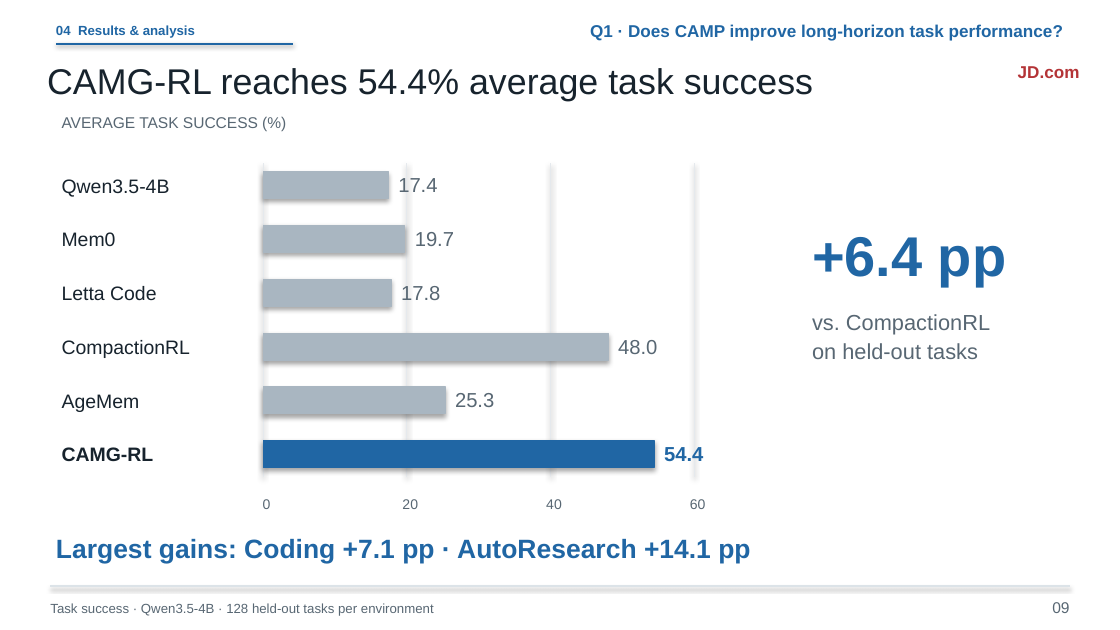
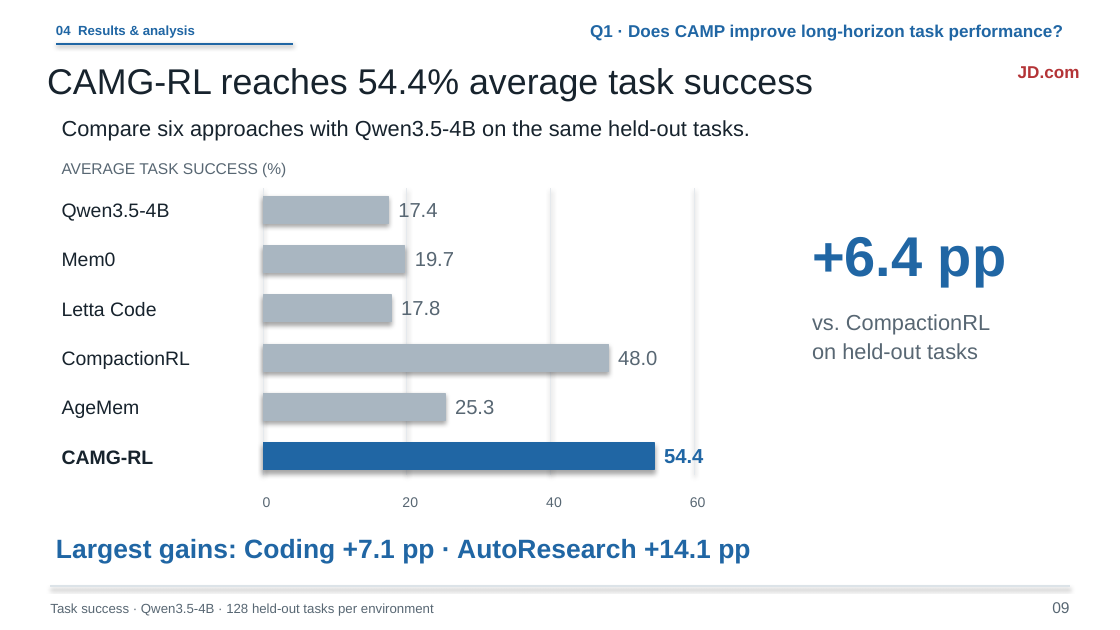
Before and after one commit to liruiluo/agentmemorygym, a slide deck: slide 9 of assets/slides/coding-agent-memory-post-training-slides.pptx. Drawn at 1120x630 pixels with LibreOffice and Linux fonts; fonts in the diff are those of the drawing. Boxes give left, top, right and bottom in pixels: in the first picture for what was removed or moved away, otherwise in the second. Text is boxed around its words. In the diff, an @@ line names an element or a change of style, - is before the commit and + after.

```diff
--- a/assets/slides/coding-agent-memory-post-training-slides.pptx
+++ b/assets/slides/coding-agent-memory-post-training-slides.pptx
@@ text added at (62, 120, 750, 141), 14 pt, text #17232D @@
+Compare six approaches with Qwen3.5-4B on the same held-out tasks.
@@ text "AVERAGE TASK SUCCESS (%)": place and size @@
-text "AVERAGE TASK SUCCESS (%)" at (62, 117, 258, 128)
+text "AVERAGE TASK SUCCESS (%)" at (62, 163, 258, 174)
@@ text "Qwen3.5-4B": place and size @@
-text "Qwen3.5-4B" at (62, 179, 170, 197)
+text "Qwen3.5-4B" at (62, 203, 170, 221)
@@ rectangle: place and size @@
-rectangle at (263, 171, 389, 198)
+rectangle at (263, 196, 389, 223)
@@ line moved from (263, 164) - (263, 477) to (263, 188) - (263, 475) @@
@@ text "17.4": place and size @@
-text "17.4" at (398, 178, 437, 192)
+text "17.4" at (398, 203, 437, 217)
@@ line moved from (407, 164) - (407, 477) to (407, 188) - (407, 475) @@
@@ line moved from (551, 164) - (551, 477) to (551, 188) - (551, 475) @@
@@ line moved from (694, 164) - (694, 477) to (694, 188) - (694, 475) @@
@@ text "Mem0": place and size @@
-text "Mem0" at (62, 232, 116, 246)
+text "Mem0" at (62, 252, 116, 266)
@@ rectangle: place and size @@
-rectangle at (263, 226, 404, 253)
+rectangle at (263, 245, 404, 272)
@@ text "19.7": place and size @@
-text "19.7" at (415, 232, 454, 246)
+text "19.7" at (415, 252, 454, 266)
@@ text "Letta Code": place and size @@
-text "Letta Code" at (62, 286, 156, 300)
+text "Letta Code" at (62, 302, 156, 316)
@@ rectangle: place and size @@
-rectangle at (263, 280, 391, 307)
+rectangle at (263, 295, 391, 321)
@@ text "17.8": place and size @@
-text "17.8" at (401, 286, 440, 300)
+text "17.8" at (401, 301, 440, 315)
@@ text "CompactionRL": place and size @@
-text "CompactionRL" at (62, 340, 190, 358)
+text "CompactionRL" at (62, 351, 190, 369)
@@ rectangle: place and size @@
-rectangle at (263, 334, 608, 361)
+rectangle at (263, 345, 608, 372)
@@ text "48.0": place and size @@
-text "48.0" at (618, 340, 657, 354)
+text "48.0" at (618, 351, 657, 365)
@@ text "AgeMem": place and size @@
-text "AgeMem" at (62, 394, 140, 412)
+text "AgeMem" at (62, 400, 140, 418)
@@ rectangle: place and size @@
-rectangle at (263, 388, 445, 414)
+rectangle at (263, 394, 445, 421)
@@ text "25.3": place and size @@
-text "25.3" at (455, 393, 494, 407)
+text "25.3" at (455, 400, 494, 414)
```
Also in this commit, not shown: 6 other slides changed, 10 other files.
